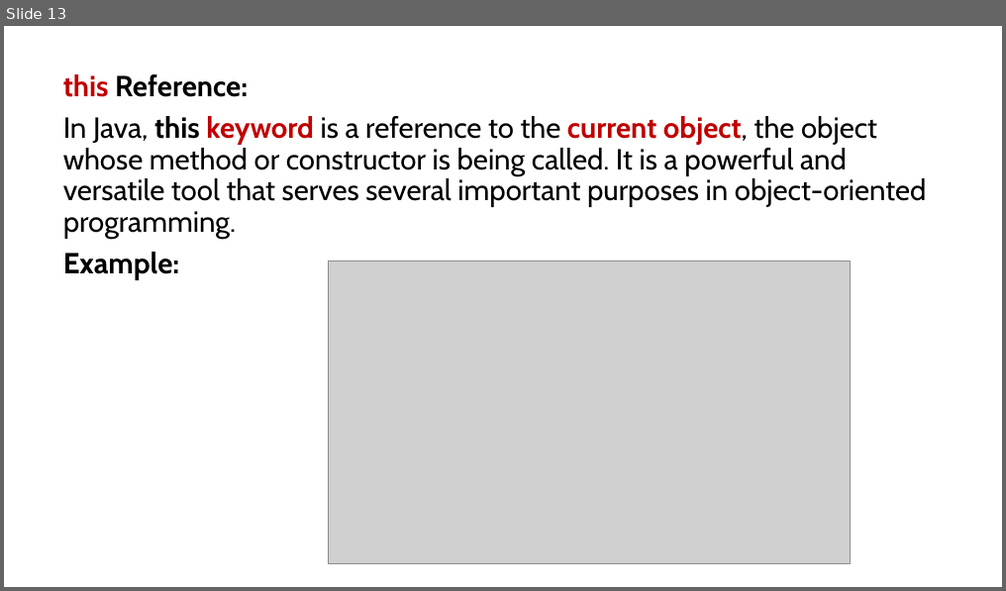
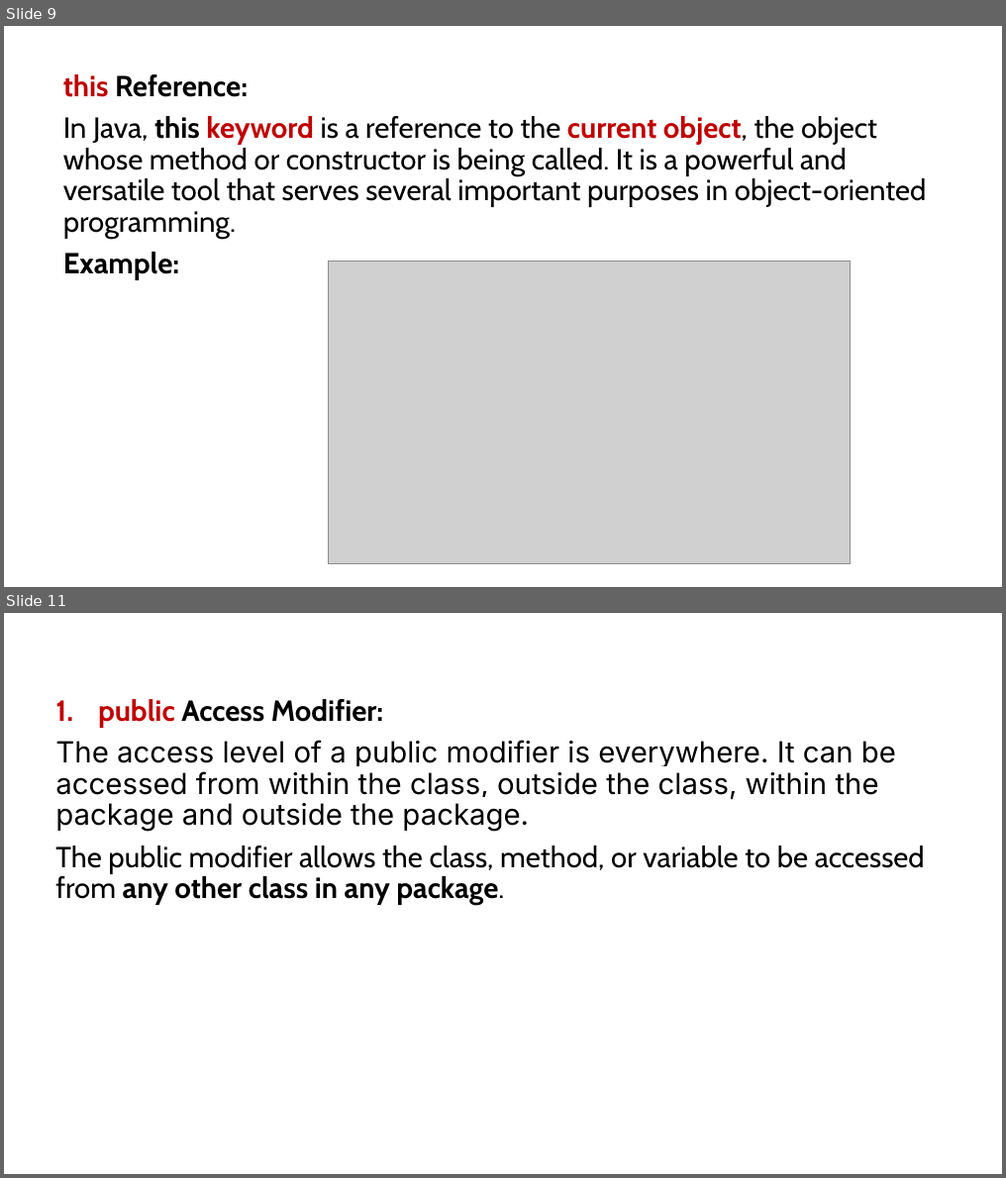
Before and after one commit to PRAMOD-VISHNU-NAIK/MCA-2nd-Sem-Shridevi-College, a slide deck: Theory Class-Notes/Continue.pptx. Shown one above the other, each under a label of ours: slide 13 before the commit, slides 9 and 11 after it; the slides between them are not shown. The pictures are 1006x591 and 1006x1178 pixels, drawn with LibreOffice and Linux fonts; fonts in the diff are those of the drawing; grey boxes stand for pictures. Boxes give left, top, right and bottom in pixels: in the first picture for what was removed or moved away, otherwise in the second. Text is boxed around its words. In the diff, an @@ line names an element or a change of style, - is before the commit and + after.

```diff
--- a/Theory Class-Notes/Continue.pptx
+++ b/Theory Class-Notes/Continue.pptx
@@ slide 11 added at (4, 613, 1002, 1174), background #FFFFFF @@
@@ text added at (55, 699, 925, 906), 28 pt, text #000000 @@
+1. public Access Modifier:
+The access level of a public modifier is everywhere. It can be accessed from within the class, outside the class, within the package and outside the package.
+The public modifier allows the class, method, or variable to be accessed from any other class in any package.
@@ what was slide 13 is now slide 9 @@
```
Also in this commit, not shown: 2 slides changed, 12 other slides added, 5 slides removed.
